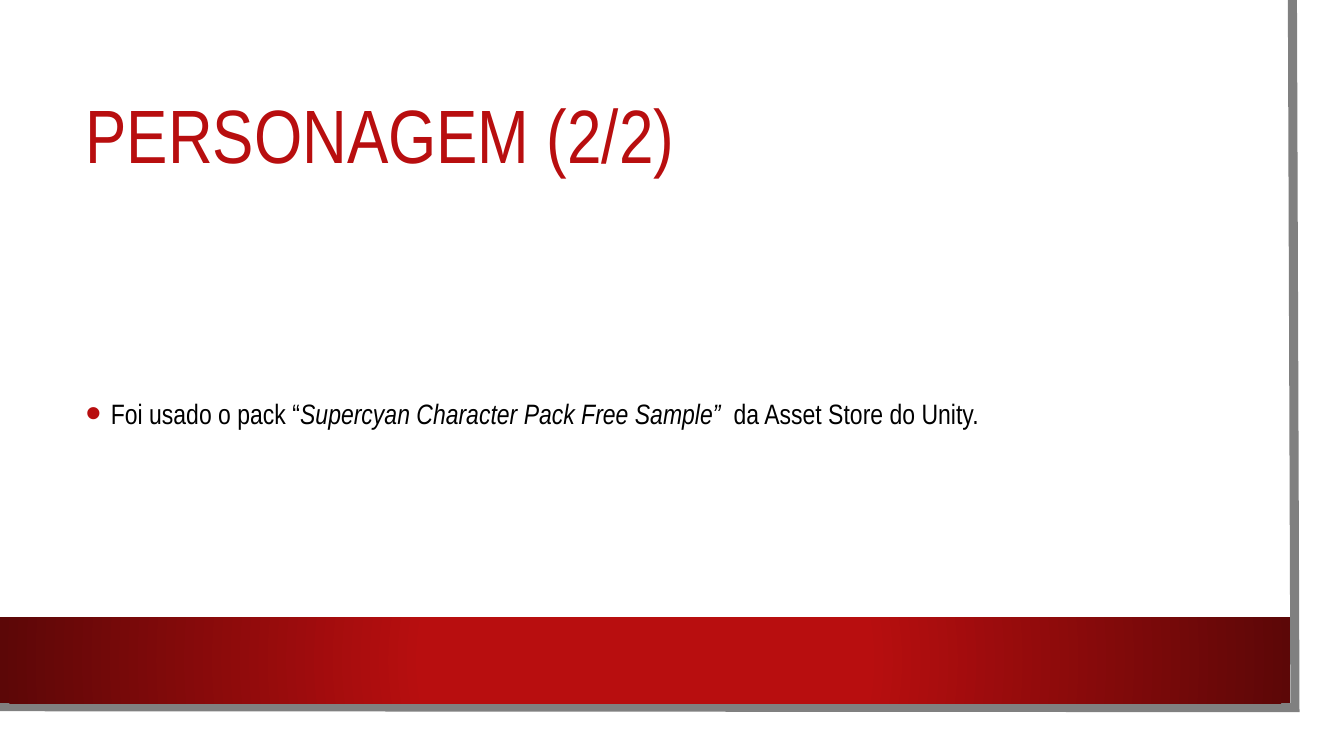
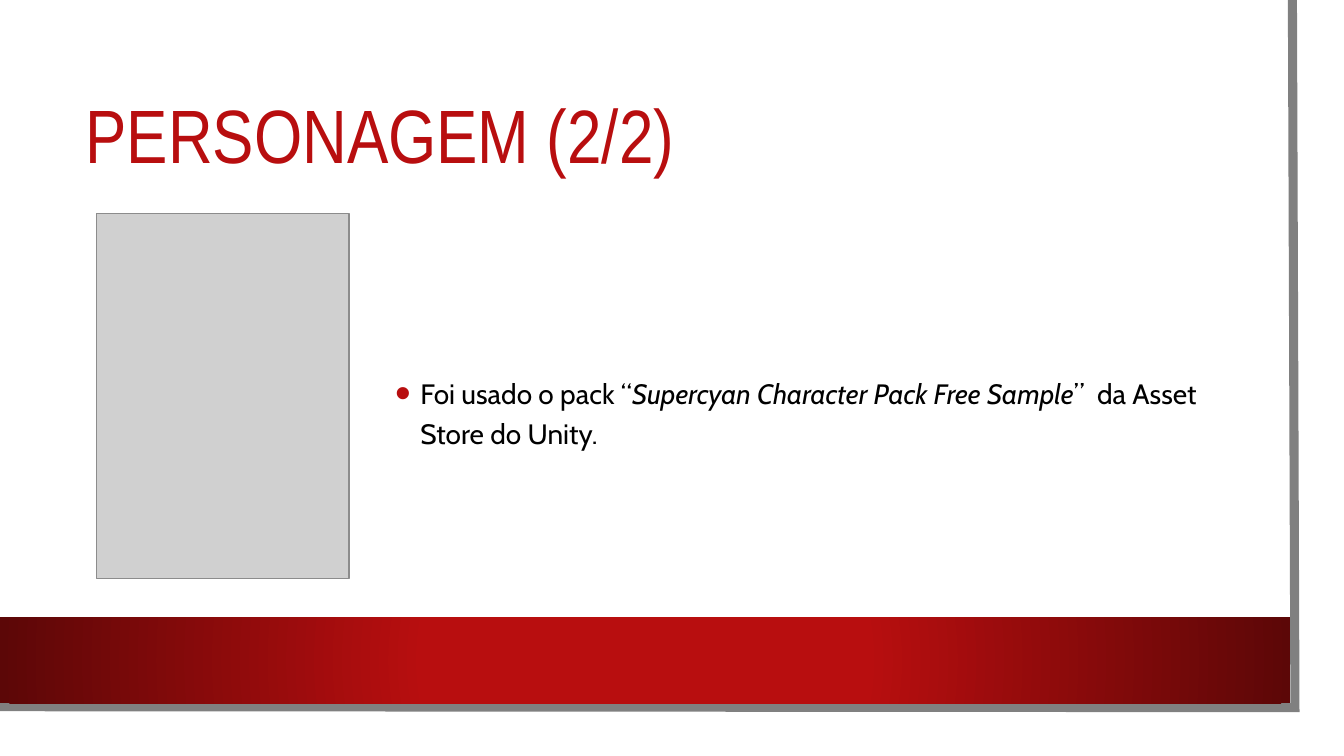
Before and after one commit to PedroRomanoBarbosa/DJCO, a slide deck: slide 7 of Documentos/Apresentacao.pptx (slide 5 before the commit). Drawn at 1344x756 pixels with LibreOffice and Linux fonts; fonts in the diff are those of the drawing; grey boxes stand for pictures; background and template pictures are left out. Boxes give left, top, right and bottom in pixels: in the first picture for what was removed or moved away, otherwise in the second. Text is boxed around its words. In the diff, an @@ line names an element or a change of style, - is before the commit and + after.

```diff
--- a/Documentos/Apresentacao.pptx
+++ b/Documentos/Apresentacao.pptx
@@ picture added at bbox=[97, 214, 350, 579] @@
@@ text "Foi usado o pack “Supercyan ...": place and size @@
-text "Foi usado o pack “Supercyan ..." at bbox=[111, 403, 979, 430]
+text "Foi usado o pack “Supercyan ..." at bbox=[420, 383, 1196, 451]
@@ text "Foi usado o pack “Supercyan ..." at bbox=[420, 383, 1196, 451]: font Arial Narrow to Cabin; italic off in "Sample”" @@
```
Also in this commit, not shown: 12 other slides changed, 2 slides added.
